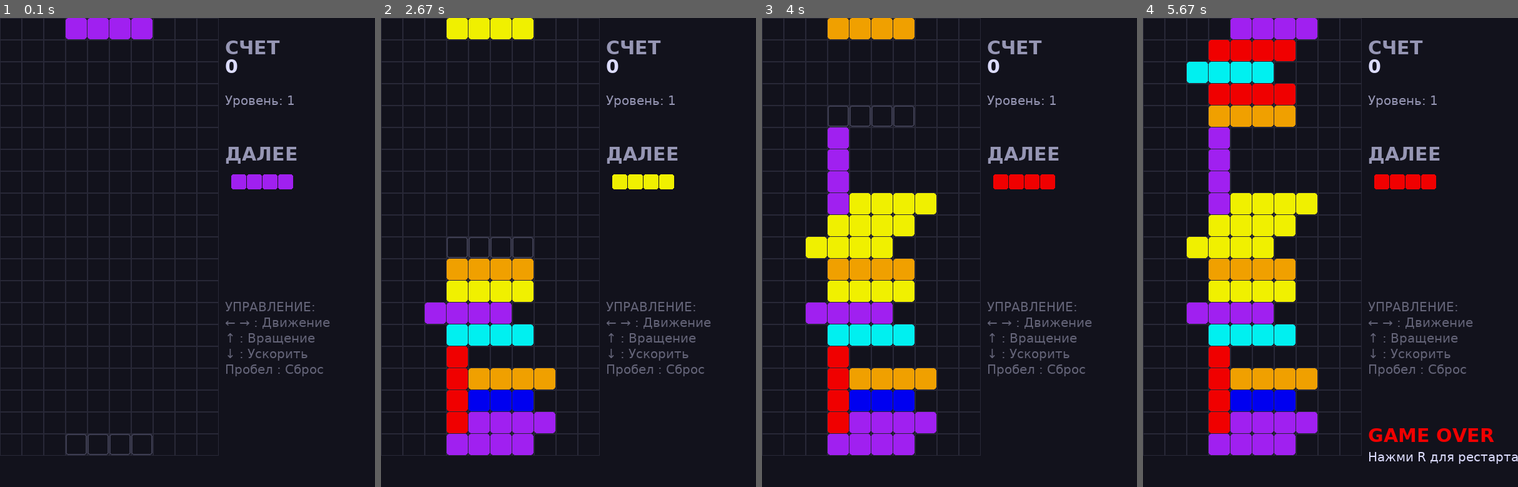
Above: before the commit, frames 1-4 (left to right).
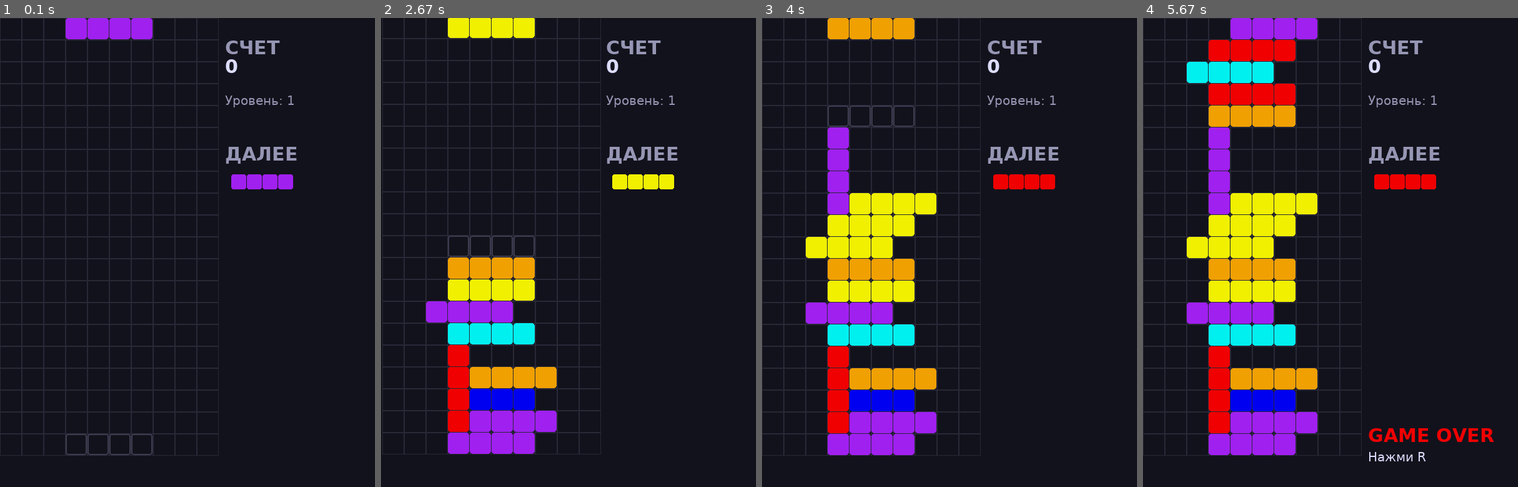
Above: after the commit, the same moments.

Repository: Folombas/PyGame2026
Game: pygame game, started from tetris_game/main.py
Same seed, same stepped clock (60 frames per second), same inputs: the game is played once before the commit and once after it.
Inputs:
- Up to frame 1 (0.1 s): no input
- Up to frame 2 (2.67 s): tap Space at 0.33, 0.73, 1.03, 1.23, 1.57, 1.87, 2.07, 2.37, 2.63 s; hold Right 0.67-1.13 s; hold Up 1.17-1.47 s; hold Right 1.5-1.97 s; hold Left 2-2.53 s; hold Down from 2.57 s (still down)
- Up to frame 3 (4 s): release Down at 2.87 s; hold Left 2.9-3.3 s; tap Space at 2.97, 3.27, 3.4, 3.8 s; hold Up 3.33-3.7 s; hold Right from 3.73 s (still down)
- Up to frame 4 (5.67 s): tap Space at 4.1, 4.47, 4.87, 5.17, 5.37 s; release Right at 4.37 s; hold Down 4.4-4.77 s; hold Left 4.8-5.27 s; hold Right from 5.3 s (still down)

The runs differ from the first frame. In frame 1, 0.8% of the frame differs, in the area x 60-88%, y 60-77%; in frame 2, 12%, in the area x 0-88%, y 0-94%; in frame 3, 0.8%; in frame 4, 1.0%.

Commit message:
Commit 16: Добавлен базовый аудиодвижок (генерация звука)

Diff:
--- a/tetris_game/main.py
+++ b/tetris_game/main.py
@@ -1,39 +1,96 @@
 import pygame
 import random
 import sys
-
-# --- Настройки и константы ---
+import math
+import array
+
+# --- Настройки ---
 WIDTH, HEIGHT = 600, 750
 GRID_WIDTH, GRID_HEIGHT = 10, 20
 BLOCK_SIZE = 35
 SIDEBAR_WIDTH = WIDTH - (GRID_WIDTH * BLOCK_SIZE)
 
-# Цвета (Неоновая палитра)
+# Неоновая палитра
 BG_COLOR = (18, 18, 28)
 GRID_COLOR = (40, 40, 55)
 TEXT_COLOR = (220, 220, 255)
 
-# Цвета фигур
 COLORS = [
-    (0, 240, 240),   # I - Cyan
-    (240, 240, 0),   # O - Yellow
-    (160, 32, 240),  # T - Purple
-    (0, 240, 0),     # S - Green
-    (240, 0, 0),     # Z - Red
-    (0, 0, 240),     # J - Blue
-    (240, 160, 0)    # L - Orange
+    (0, 240, 240),   # I
+    (240, 240, 0),   # O
+    (160, 32, 240),  # T
+    (0, 240, 0),     # S
+    (240, 0, 0),     # Z
+    (0, 0, 240),     # J
+    (240, 160, 0)    # L
 ]
 
-# Формы фигур
 SHAPES = [
-    [[1, 5, 9, 13]],           # I
-    [[4, 5, 8, 9]],            # O (в виде квадрата)
-    [[1, 4, 5, 6]],            # T
-    [[1, 2, 5, 6]],            # S
-    [[1, 2, 4, 5]],            # Z
-    [[0, 1, 5, 9]],            # J
-    [[1, 5, 9, 8]]             # L
+    [[1, 5, 9, 13]], [[4, 5, 8, 9]], [[1, 4, 5, 6]],
+    [[1, 2, 5, 6]], [[1, 2, 4, 5]], [[0, 1, 5, 9]], [[1, 5, 9, 8]]
 ]
+
+# --- Синтез звука (без внешних файлов) ---
+pygame.mixer.pre_init(44100, -16, 1, 512)
+pygame.init()
+
+def generate_sound(freq, duration, volume=0.1, wave_type="sine"):
+    sample_rate = 44100
+    n_samples = int(round(sample_rate * duration))
+    buf = array.array('h')
+    for i in range(n_samples):
+        env = min(1.0, i / 100.0, (n_samples - i) / 100.0) # Сглаживание
+        t = float(i) / sample_rate
+        if wave_type == "sine":
+            val = math.sin(2.0 * math.pi * freq * t)
+        elif wave_type == "square":
+            val = 1.0 if math.sin(2.0 * math.pi * freq * t) > 0 else -1.0
+        buf.append(int(32767.0 * volume * env * val))
+    return pygame.mixer.Sound(buffer=buf)
+
+# Создаем звуки
+snd_move = generate_sound(300, 0.05, 0.05, "square")
+snd_rotate = generate_sound(500, 0.08, 0.05, "sine")
+snd_drop = generate_sound(150, 0.15, 0.1, "square")
+snd_clear = generate_sound(800, 0.2, 0.1, "sine")
+
+# --- Классы визуальных эффектов ---
+class Particle:
+    def __init__(self, x, y, color):
+        self.x, self.y = x, y
+        self.vx = random.uniform(-5, 5)
+        self.vy = random.uniform(-10, -2)
+        self.color = color
+        self.life = random.randint(20, 40)
+        self.size = random.randint(2, 6)
+
+    def update(self):
+        self.x += self.vx
+        self.y += self.vy
+        self.vy += 0.5
+        self.life -= 1
+
+    def draw(self, screen, offset_x=0, offset_y=0):
+        if self.life > 0:
+            alpha = max(0, self.life / 40)
+            color = (int(self.color[0] * alpha), int(self.color[1] * alpha), int(self.color[2] * alpha))
+            pygame.draw.circle(screen, color, (int(self.x + offset_x), int(self.y + offset_y)), self.size)
+
+class FloatingText:
+    def __init__(self, x, y, text, color):
+        self.x, self.y = x, y
+        self.text = text
+        self.color = color
+        self.life = 60
+
+    def update(self):
+        self.y -= 2
+        self.life -= 1
+
+    def draw(self, screen, font, offset_x=0, offset_y=0):
+        if self.life > 0:
+            surf = font.render(self.text, True, self.color)
+            screen.blit(surf, (self.x + offset_x, self.y + offset_y))
 
 class Piece:
     def __init__(self, shape_idx):
@@ -44,17 +101,10 @@
         self.y = 0
 
     def rotate(self, grid):
-        # Вращение матрицы (по часовой стрелке)
+        if self.shape_idx == 1: return
         old_shape = self.shape
-        if self.shape_idx == 1: # Квадрат не вращаем
-            return
-
-        new_shape = [[self.shape[len(self.shape) - 1 - j][i] for j in range(len(self.shape))] for i in range(len(self.shape[0]))]
-        self.shape = new_shape
-
-        # Если при вращении вылезли за границы, откатываем
-        if not valid_space(self, grid):
-            self.shape = old_shape
+        self.shape = [[old_shape[len(old_shape) - 1 - j][i] for j in range(len(old_shape))] for i in range(len(old_shape[0]))]
+        if not valid_space(self, grid): self.shape = old_shape
 
 class Tetris:
     def __init__(self):
@@ -65,8 +115,10 @@
         self.level = 1
         self.lines_cleared = 0
         self.game_over = False
-        self.fall_time = 0
-        self.fall_speed = 0.5 # Секунд на клетку
+        self.fall_speed = 0.5
+        self.shake_timer = 0
+        self.particles = []
+        self.floating_texts = []
 
     def new_piece(self):
         return Piece(random.randint(0, len(SHAPES) - 1))
@@ -78,128 +130,121 @@
                 lines_to_clear.append(y)
 
         for y in lines_to_clear:
+            # Взрыв частиц при сборе линии
+            for x in range(GRID_WIDTH):
+                color = self.grid[y][x]
+                for _ in range(3): # 3 частицы на блок
+                    self.particles.append(Particle(x * BLOCK_SIZE + BLOCK_SIZE//2, y * BLOCK_SIZE + BLOCK_SIZE//2, color))
+
             del self.grid[y]
             self.grid.insert(0, [(0, 0, 0) for _ in range(GRID_WIDTH)])
 
-        self.lines_cleared += len(lines_to_clear)
-        self.score += [0, 100, 300, 500, 800][len(lines_to_clear)]
-
-        # Повышение уровня каждые 10 линий
+        if lines_to_clear:
+            snd_clear.play()
+            self.shake_timer = 10 # Тряска экрана
+            points = [0, 100, 300, 500, 800][len(lines_to_clear)]
+            self.score += points * self.level
+            self.lines_cleared += len(lines_to_clear)
+
+            # Всплывающий текст
+            self.floating_texts.append(FloatingText(WIDTH//2, HEIGHT//2, f"+{points}", (255, 255, 100)))
+
         self.level = self.lines_cleared // 10 + 1
         self.fall_speed = max(0.05, 0.5 - (self.level - 1) * 0.05)
 
     def run(self, screen, font, small_font):
+        # Логика тряски экрана
+        offset_x, offset_y = 0, 0
+        if self.shake_timer > 0:
+            offset_x = random.randint(-4, 4)
+            offset_y = random.randint(-4, 4)
+            self.shake_timer -= 1
+
         screen.fill(BG_COLOR)
 
-        # Отрисовка игрового поля
+        # Отрисовка поля со смещением (тряска)
         for y in range(GRID_HEIGHT):
             for x in range(GRID_WIDTH):
-                pygame.draw.rect(screen, GRID_COLOR, (x * BLOCK_SIZE, y * BLOCK_SIZE, BLOCK_SIZE, BLOCK_SIZE), 1)
+                pygame.draw.rect(screen, GRID_COLOR, (x * BLOCK_SIZE + offset_x, y * BLOCK_SIZE + offset_y, BLOCK_SIZE, BLOCK_SIZE), 1)
                 if self.grid[y][x] != (0, 0, 0):
-                    pygame.draw.rect(screen, self.grid[y][x], (x * BLOCK_SIZE, y * BLOCK_SIZE, BLOCK_SIZE - 1, BLOCK_SIZE - 1), border_radius=4)
-
-        # Ghost Piece (Тень фигуры)
+                    pygame.draw.rect(screen, self.grid[y][x], (x * BLOCK_SIZE + offset_x, y * BLOCK_SIZE + offset_y, BLOCK_SIZE - 1, BLOCK_SIZE - 1), border_radius=4)
+
+        # Ghost Piece
         if not self.game_over:
             ghost_y = self.current_piece.y
             ghost_piece = Piece(self.current_piece.shape_idx)
             ghost_piece.shape = self.current_piece.shape
             ghost_piece.x = self.current_piece.x
-
             while True:
                 ghost_piece.y = ghost_y + 1
-                if not valid_space(ghost_piece, self.grid):
-                    break
+                if not valid_space(ghost_piece, self.grid): break
                 ghost_y += 1
-
             for y in range(len(self.current_piece.shape)):
                 for x in range(len(self.current_piece.shape[y])):
                     if self.current_piece.shape[y][x] > 0:
                         pygame.draw.rect(screen, (60, 60, 80),
-                                         ((self.current_piece.x + x) * BLOCK_SIZE, (ghost_y + y) * BLOCK_SIZE, BLOCK_SIZE - 1, BLOCK_SIZE - 1), 2, border_radius=4)
-
-            # Отрисовка текущей фигуры
+                                         ((self.current_piece.x + x) * BLOCK_SIZE + offset_x, (ghost_y + y) * BLOCK_SIZE + offset_y, BLOCK_SIZE - 1, BLOCK_SIZE - 1), 2, border_radius=4)
+
+            # Текущая фигура
             for y in range(len(self.current_piece.shape)):
                 for x in range(len(self.current_piece.shape[y])):
                     if self.current_piece.shape[y][x] > 0:
                         pygame.draw.rect(screen, self.current_piece.color,
-                                         ((self.current_piece.x + x) * BLOCK_SIZE, (self.current_piece.y + y) * BLOCK_SIZE, BLOCK_SIZE - 1, BLOCK_SIZE - 1), border_radius=4)
-
-        # --- Боковая панель (UI) ---
+                                         ((self.current_piece.x + x) * BLOCK_SIZE + offset_x, (self.current_piece.y + y) * BLOCK_SIZE + offset_y, BLOCK_SIZE - 1, BLOCK_SIZE - 1), border_radius=4)
+
+        # Частицы и текст
+        for p in self.particles[:]:
+            p.update()
+            p.draw(screen, offset_x, offset_y)
+            if p.life <= 0: self.particles.remove(p)
+        for t in self.floating_texts[:]:
+            t.update()
+            t.draw(screen, font, offset_x, offset_y)
+            if t.life <= 0: self.floating_texts.remove(t)
+
+        # UI
         sidebar_x = GRID_WIDTH * BLOCK_SIZE + 10
-
-        # Счет
-        score_text = font.render(f"СЧЕТ", True, (150, 150, 180))
-        screen.blit(score_text, (sidebar_x, 30))
-        score_val = font.render(f"{self.score}", True, TEXT_COLOR)
-        screen.blit(score_val, (sidebar_x, 60))
-
-        # Уровень
-        level_text = small_font.render(f"Уровень: {self.level}", True, (150, 150, 180))
-        screen.blit(level_text, (sidebar_x, 120))
-
-        # Следующая фигура
-        next_text = font.render("ДАЛЕЕ", True, (150, 150, 180))
-        screen.blit(next_text, (sidebar_x, 200))
-
-        # Отрисовка следующей фигуры (маленькая)
+        screen.blit(font.render(f"СЧЕТ", True, (150, 150, 180)), (sidebar_x, 30))
+        screen.blit(font.render(f"{self.score}", True, TEXT_COLOR), (sidebar_x, 60))
+        screen.blit(small_font.render(f"Уровень: {self.level}", True, (150, 150, 180)), (sidebar_x, 120))
+        screen.blit(font.render("ДАЛЕЕ", True, (150, 150, 180)), (sidebar_x, 200))
+
         next_shape = SHAPES[self.next_piece.shape_idx]
         next_color = COLORS[self.next_piece.shape_idx]
         for y in range(len(next_shape)):
             for x in range(len(next_shape[y])):
                 if next_shape[y][x] > 0:
-                    pygame.draw.rect(screen, next_color,
-                                     (sidebar_x + (x * 25) + 10, 250 + (y * 25), 24, 24), border_radius=3)
-
-        # Управление
-        controls = ["УПРАВЛЕНИЕ:", "← → : Движение", "↑ : Вращение", "↓ : Ускорить", "Пробел : Сброс"]
-        for i, text in enumerate(controls):
-            c_surf = small_font.render(text, True, (100, 100, 120))
-            screen.blit(c_surf, (sidebar_x, 450 + i * 25))
-
-        # Game Over
+                    pygame.draw.rect(screen, next_color, (sidebar_x + (x * 25) + 10, 250 + (y * 25), 24, 24), border_radius=3)
+
         if self.game_over:
-            go_text = font.render("GAME OVER", True, (240, 0, 0))
-            screen.blit(go_text, (sidebar_x, 650))
-            restart_text = small_font.render("Нажми R для рестарта", True, TEXT_COLOR)
-            screen.blit(restart_text, (sidebar_x, 690))
+            screen.blit(font.render("GAME OVER", True, (240, 0, 0)), (sidebar_x, 650))
+            screen.blit(small_font.render("Нажми R", True, TEXT_COLOR), (sidebar_x, 690))
 
 def valid_space(piece, grid):
     for y in range(len(piece.shape)):
         for x in range(len(piece.shape[y])):
             if piece.shape[y][x] > 0:
-                grid_x = piece.x + x
-                grid_y = piece.y + y
-                # Проверка границ
-                if grid_x < 0 or grid_x >= GRID_WIDTH or grid_y >= GRID_HEIGHT:
-                    return False
-                # Проверка столкновения с другими фигурами
-                if grid_y >= 0 and grid[grid_y][grid_x] != (0, 0, 0):
-                    return False
+                grid_x, grid_y = piece.x + x, piece.y + y
+                if grid_x < 0 or grid_x >= GRID_WIDTH or grid_y >= GRID_HEIGHT: return False
+                if grid_y >= 0 and grid[grid_y][grid_x] != (0, 0, 0): return False
     return True
 
 def lock_piece(tetris):
     for y in range(len(tetris.current_piece.shape)):
         for x in range(len(tetris.current_piece.shape[y])):
             if tetris.current_piece.shape[y][x] > 0:
-                grid_y = tetris.current_piece.y + y
-                grid_x = tetris.current_piece.x + x
-                if grid_y >= 0:
-                    tetris.grid[grid_y][grid_x] = tetris.current_piece.color
+                grid_y, grid_x = tetris.current_piece.y + y, tetris.current_piece.x + x
+                if grid_y >= 0: tetris.grid[grid_y][grid_x] = tetris.current_piece.color
 
     tetris.check_lines()
     tetris.current_piece = tetris.next_piece
     tetris.next_piece = tetris.new_piece()
-
-    if not valid_space(tetris.current_piece, tetris.grid):
-        tetris.game_over = True
+    if not valid_space(tetris.current_piece, tetris.grid): tetris.game_over = True
 
 def main():
-    pygame.init()
     screen = pygame.display.set_mode((WIDTH, HEIGHT))
-    pygame.display.set_caption("Neon Tetris")
+    pygame.display.set_caption("Neon Tetris (Juiced Edition)")
     clock = pygame.time.Clock()
-
-    # Шрифты (системные для надежности)
     font = pygame.font.SysFont("dejavusans", 30, bold=True)
     small_font = pygame.font.SysFont("dejavusans", 20)
 
@@ -212,45 +257,35 @@
         fall_time += time_delta
 
         for event in pygame.event.get():
-            if event.type == pygame.QUIT:
-                running = False
+            if event.type == pygame.QUIT: running = False
 
             if event.type == pygame.KEYDOWN and not tetris.game_over:
-                # Движение влево
                 if event.key == pygame.K_LEFT:
                     tetris.current_piece.x -= 1
-                    if not valid_space(tetris.current_piece, tetris.grid):
-                        tetris.current_piece.x += 1
-
-                # Движение вправо
+                    if not valid_space(tetris.current_piece, tetris.grid): tetris.current_piece.x += 1
+                    else: snd_move.play()
                 if event.key == pygame.K_RIGHT:
                     tetris.current_piece.x += 1
-                    if not valid_space(tetris.current_piece, tetris.grid):
-                        tetris.current_piece.x -= 1
-
-                # Ускорение вниз
+                    if not valid_space(tetris.current_piece, tetris.grid): tetris.current_piece.x -= 1
+                    else: snd_move.play()
                 if event.key == pygame.K_DOWN:
                     tetris.current_piece.y += 1
                     if not valid_space(tetris.current_piece, tetris.grid):
                         tetris.current_piece.y -= 1
                         lock_piece(tetris)
-
-                # Вращение
                 if event.key == pygame.K_UP:
                     tetris.current_piece.rotate(tetris.grid)
-
-                # Мгновенный сброс (Hard Drop)
+                    snd_rotate.play()
                 if event.key == pygame.K_SPACE:
-                    while valid_space(tetris.current_piece, tetris.grid):
-                        tetris.current_piece.y += 1
+                    while valid_space(tetris.current_piece, tetris.grid): tetris.current_piece.y += 1
                     tetris.current_piece.y -= 1
+                    tetris.shake_timer = 5 # Легкая тряска при жестком сбросе
+                    snd_drop.play()
                     lock_piece(tetris)
 
-            # Рестарт
             if event.type == pygame.KEYDOWN and event.key == pygame.K_r and tetris.game_over:
                 tetris = Tetris()
 
-        # Гравитация
         if fall_time > tetris.fall_speed and not tetris.game_over:
             fall_time = 0
             tetris.current_piece.y += 1
